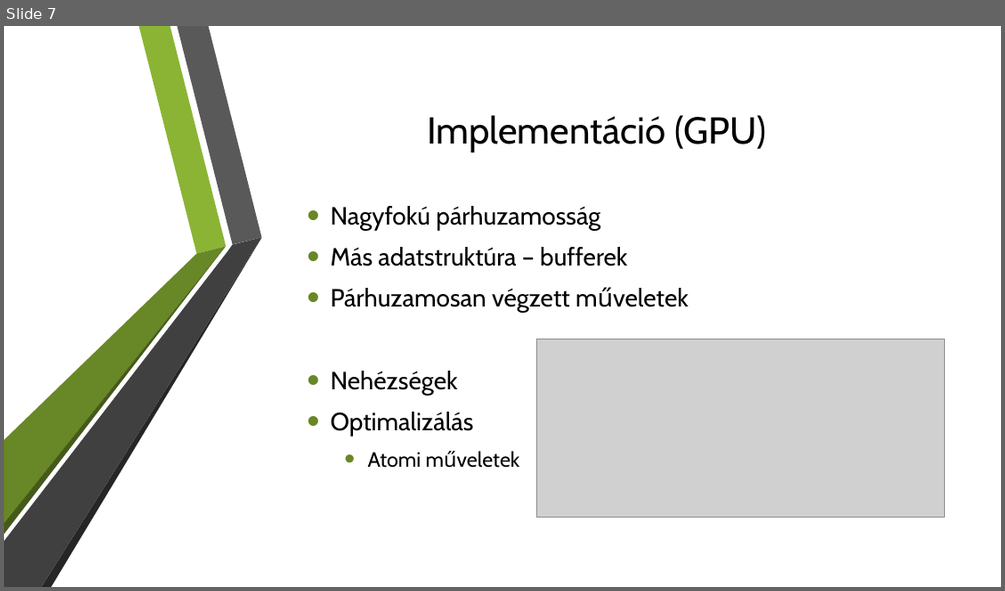
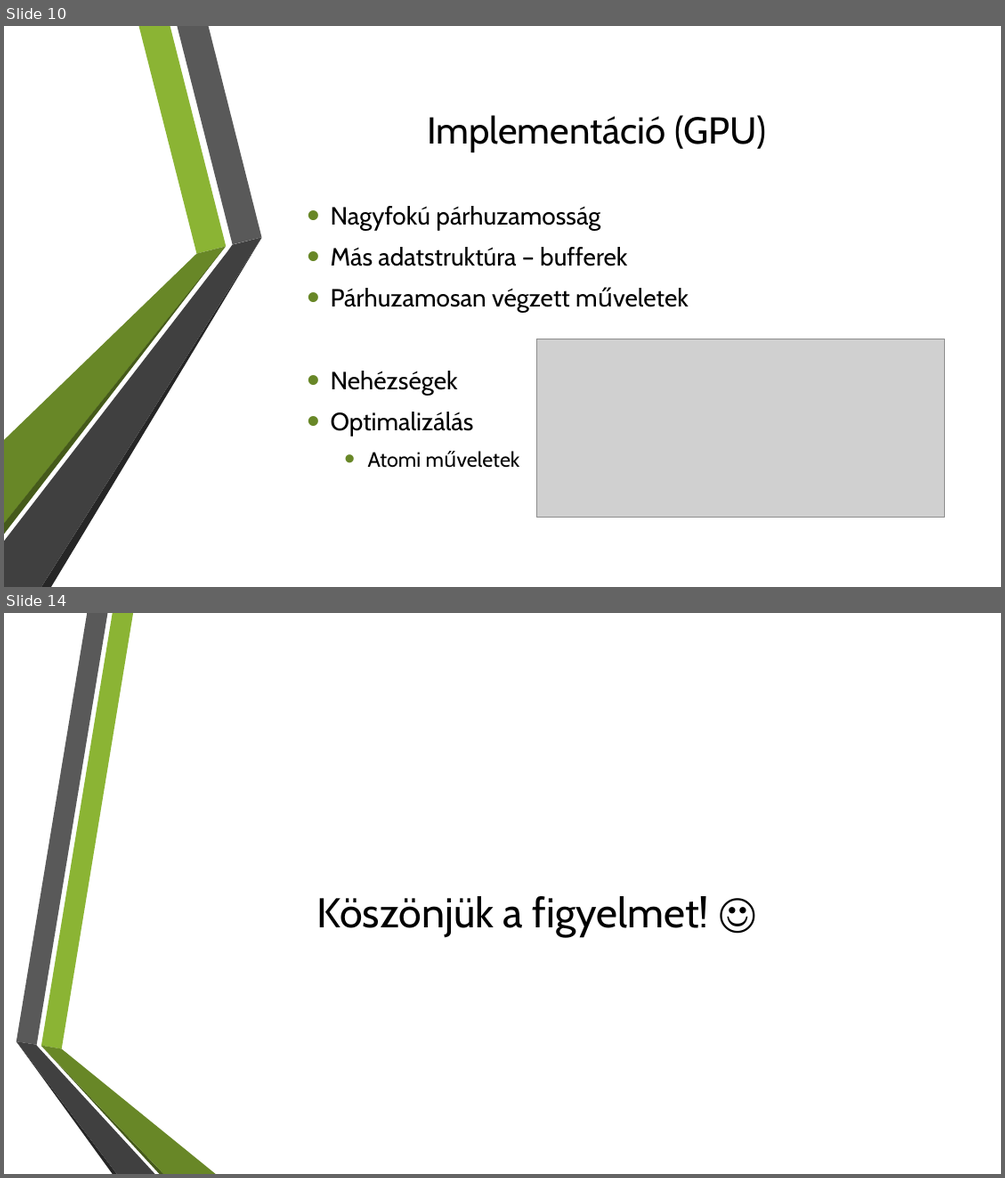
Before and after one commit to Akos11/OnlabSPH, a slide deck: docs/sph.pptx. Shown one above the other, each under a label of ours: slide 7 before the commit, slides 10 and 14 after it; the slides between them are not shown. The pictures are 1005x591 and 1005x1178 pixels, drawn with LibreOffice and Linux fonts; fonts in the diff are those of the drawing; grey boxes stand for pictures; background and template pictures are left out. Boxes give left, top, right and bottom in pixels: in the first picture for what was removed or moved away, otherwise in the second. Text is boxed around its words. In the diff, an @@ line names an element or a change of style, - is before the commit and + after.

```diff
--- a/docs/sph.pptx
+++ b/docs/sph.pptx
@@ slide 14 added at (4, 613, 1001, 1174), background picture (left out); not listed: 6 template elements that a slide beside it also shows @@
@@ title added at (317, 896, 709, 937), 40 pt, text #000000 @@
+Köszönjük a figyelmet! ☺
@@ what was slide 7 is now slide 10 @@
```
Also in this commit, not shown: 7 other slides added, 2 slides removed.
